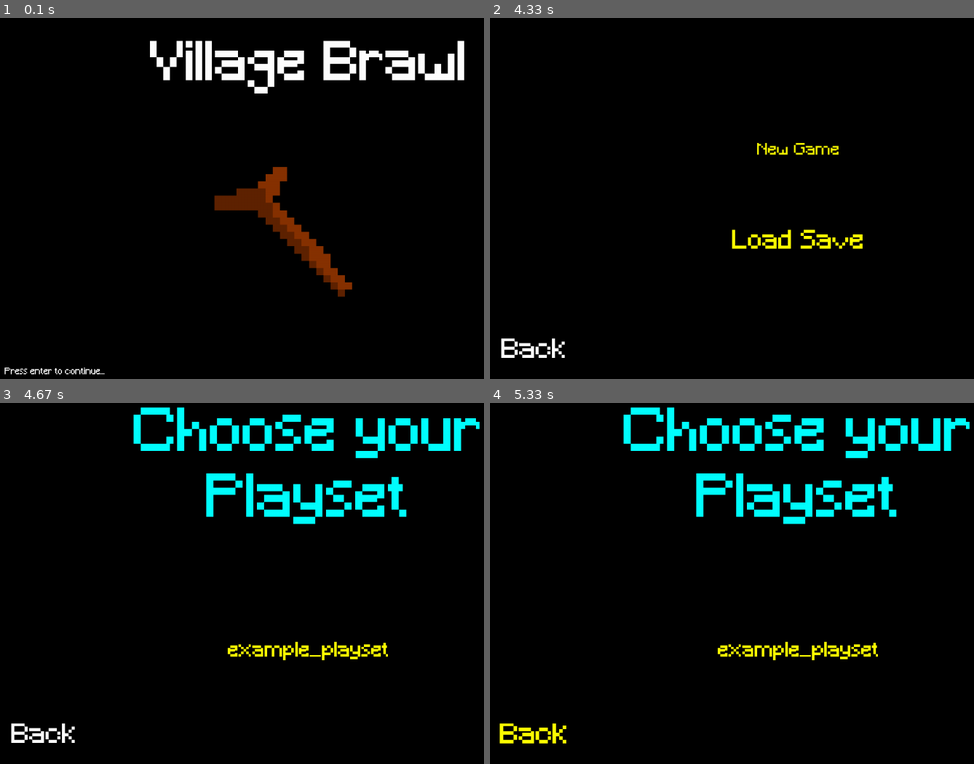
Above: before the commit, frames 1-4 (two rows, left to right).
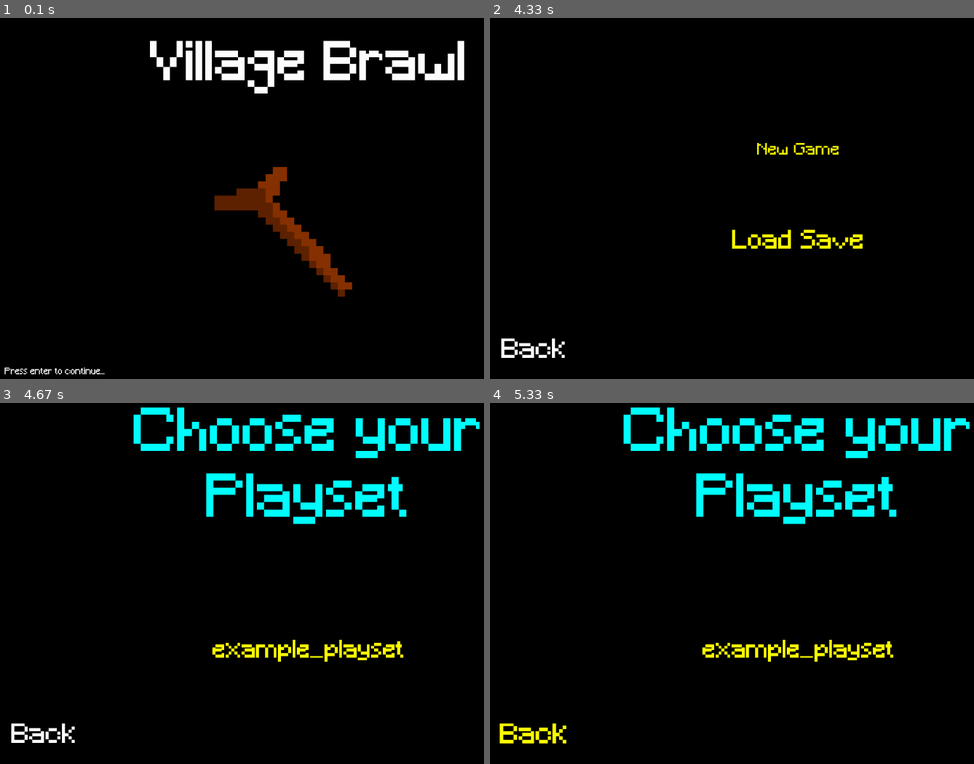
Above: after the commit, the same moments.

Repository: Paul-Walcher/Village_Brawl_Pygame
Game: pygame game, started from src/main.py
Two runs of this game, one before a commit and one after it. Both use one fixed random seed, a clock stepped at 60 frames per second and the inputs below.
Inputs (mouse positions are in pixels of both pictures, inside the frame that each line leads up to):
- Up to frame 1 (0.1 s): no input
- Up to frame 2 (4.33 s): click (799, 223) at 0.38 s; tap Enter at 0.67, 4.17 s; click (outside the picture) at 1.05 s; hold Up 1.88-2.35 s; move the mouse to (809, 72) at 1.92 s; hold Left 2.93-3.47 s; click (809, 238) at 3.55 s; hold Down 3.83-4.13 s
- Up to frame 3 (4.67 s): no input
- Up to frame 4 (5.33 s): click (969, 641) at 4.98 s; tap D at 5.27 s

Frames 1-2 are identical in both runs. In frame 3, 1.1% of the frame differs, in the area x 43-84%, y 65-72%; in frame 4, 1.1%.

Commit message:
TextSlider reworked

Diff:
--- a/src/Frames/choose_playset_frame.py
+++ b/src/Frames/choose_playset_frame.py
@@ -141,7 +141,7 @@
         """
         The width of the playset options frame relative to self.width
         """
-        self.playset_options_frame_height_margin: float = 0.7
+        self.playset_options_frame_height_margin: float = 1.0
         """
         The height of the playset options frame relative to (self.height - self.headline_frame.height - self.headline_frame.y)
         """
@@ -204,6 +204,8 @@
                                                                                                             int(self.playset_options_frame_height_margin * options_rect.height)
                                                                                                         )
                                                                             )
+        self.playset_options_frame = graphics.apply_margins(self.playset_options_frame, 0.4, 0.4)
+
         self.text_slider = TextSlider(
                                             frame_dim=self.playset_options_frame,
                                             text_pages=self.playset_pages,
--- a/src/Frames/widgets/text_slider.py
+++ b/src/Frames/widgets/text_slider.py
@@ -1,57 +1,116 @@
-import os
+from __future__ import annotations
+from typing import Type, Any, Callable, override
+
 import pygame
-import threading
-
-from Frames.frame import Frame
-from Frames.frame_enums import FrameEnums
+
 from constants import (
     PLAYSETS_FOLDER,
     Colors,
     Fonts,
     Fontsizes,
-    KeyAlternatives
+    KeyAlternatives,
+    color_t,
+    point_t
 )
 import graphics
 from graphics import page_t, colored_page_t, surface_with_position_t, rendered_surface_position_tuples_t
+
 from clock import Clock
-from modules import Modules
-import constants
-from event_queue_manager import Event
-
+
+from Frames.frame import Frame
+from Frames.frame_enums import FrameEnums
 from Frames.widgets.slider import Slider
 
 class TextSlider(Slider):
+    """
+    Inherits from Slider.
+
+    Receives a list of colored_page_t pages.
+
+    If selected_text_pages is None:
+        selected_text_pages = text_pages
+
+    if back_text_pages is None:
+        back_text_pages = text_pages
+
+    if selected_back_text_pages is None:
+        selected_back_text_pages = selected_text_pages
+    """
+
+    SURFACE_SCALE: float = 250 #for rendering the surfaces
+    """
+    The height used when rendering text.
+    """
 
     def __init__(
-        self,
-        frame_dim,
-        text_pages: list[colored_page_t], #the list of colored pages
-        selected_text_pages: list[colored_page_t] = None, #the list of colored pages for when the text is selected
-        back_text_pages: list[colored_page_t] = None, #back text pages
-        selected_back_text_pages: list[colored_page_t] = None,
-        font=Fonts.MINECRAFT,
-        sliding_duration=500,  # ms
-        select_animation_duration=400,#ms
-        flip_duration=400,#ms
-        text_alphas=None,
-        text_span=1,
-        background_color=Colors.TRANSPARENT,
-        size_decrease_scale=0.5,
-        horizontal=True,
-        start_index=0,
-        cutoff=False,
-        max_slides=10,
-        line_margin_percentage=0.05,
-        text_color=Colors.STANDARD_TEXT_COLOR
-    ):
-
-        self.text_pages = text_pages
-        self.selected_text_pages = (self.text_pages if selected_text_pages is None else selected_text_pages)
-        self.back_text_pages = (back_text_pages if back_text_pages is not None else text_pages)
-        self.selected_back_text_pages = (self.selected_text_pages if selected_back_text_pages is None else selected_back_text_pages)
-        self.font = font
-        self.text_color = text_color
+                    self,
+                    frame_dim: pygame.Rect,
+
+                    text_pages: list[colored_page_t], #the list of colored pages
+                    selected_text_pages: list[colored_page_t] = None, #the list of colored pages for when the text is selected
+                    back_text_pages: list[colored_page_t] = None, #back text pages
+                    selected_back_text_pages: list[colored_page_t] = None,
+                    font: pygame.font.Font = Fonts.STANDARD_FONT,
+                    line_margin_percentage: float = 0.05,
+                    text_color: color_t =  Colors.STANDARD_TEXT_COLOR, #default text color
+                    text_aspect_ratio: float = 4.0, #width / height
+
+                    sliding_duration: float = 500,  # ms
+                    select_animation_duration: float = 400,#ms
+                    flip_duration: float = 400,#ms
+                    text_alphas: list[int] = None,
+                    text_span: int = 1,
+                    background_color: color_t = Colors.TRANSPARENT,
+                    size_decrease_scale: float = 0.5,
+                    horizontal: bool = True,
+                    start_index: int = 0,
+                    cutoff: bool = False,
+                    max_slides: int = 10
+                ):
+
+        self.text_pages: list[colored_page_t] = text_pages
+        """
+        The standard text pages.
+        """
+        self.selected_text_pages: list[colored_page_t] = (self.text_pages if selected_text_pages is None else selected_text_pages)
+        """
+        The selected text pages. Is equal to self.text_pages if not explicitly given.
+        """
+        self.back_text_pages: list[colored_page_t] = (back_text_pages if back_text_pages is not None else text_pages)
+        """
+        The standard back text pages. Is equal to self.text_pages if not explicitly given.
+        """
+        self.selected_back_text_pages: list[colored_page_t] = (self.selected_text_pages if selected_back_text_pages is None else selected_back_text_pages)
+        """
+        The selected back text pages. Is equal to self.selected_text_pages if not explicitly given.
+        """
+        self.font: pygame.font.Font = font
+        """
+        Font the pages will be rendered in.
+        """
+        self.text_color: color_t = text_color
+        """
+        The alternative text color for graphics.render_page_from_chars_color
+        """
         self.line_margin_percentage: float = line_margin_percentage
+        """
+        The distance between lines, as a percentage of the height of the rect
+        the page will be rendered in.
+        """
+        self.text_aspect_ratio: float = text_aspect_ratio
+        """
+        Aspect ratio given as width / height
+        """
+
+        self.text_aspect_ratio_frame: pygame.Rect = pygame.Rect(
+                                                                    0,
+                                                                    0,
+                                                                    int(self.text_aspect_ratio * TextSlider.SURFACE_SCALE),
+                                                                    TextSlider.SURFACE_SCALE
+                                                                )
+        """
+        The aspect ratio frame used for rendering text.
+        """
 
         Slider.__init__(
                         self,
@@ -69,19 +128,26 @@
                         flip_duration=flip_duration
                         )
 
-    def create_surfaces(self):
-
+
+    @override
+    def create_surfaces(self) -> None:
+        """
+        Creates self.surfaces and self.selected_surfaces.
+        """
+
+        #resetting surfaces
         self.surfaces = []
         self.selected_surfaces = []
 
+        #rendering all pages
         for page in self.text_pages:
 
-            surf: pygame.Surface = pygame.Surface((self.width, self.height), pygame.SRCALPHA)
-
-            rendered_text: rendered_surface_position_tuples_t = graphics.render_page_from_chars_color(
-                                                                                                        font=self.font,
-                                                                                                        page=page,
-                                                                                                        frame=pygame.Rect(0, 0, self.width, self.height),
+            surf: pygame.Surface = pygame.Surface((self.text_aspect_ratio_frame.width, self.text_aspect_ratio_frame.height), pygame.SRCALPHA)
+
+            rendered_text: rendered_surface_position_tuples_t = graphics.render_page_from_chars_color(
+                                                                                                        font=self.font,
+                                                                                                        page=page,
+                                                                                                        frame=self.text_aspect_ratio_frame,
                                                                                                         text_color=Colors.STANDARD_TEXT_COLOR,
                                                                                                         centered=True,
                                                                                                         vertical_centered=True,
@@ -93,12 +159,12 @@
 
         for page in self.selected_text_pages:
 
-            surf: pygame.Surface = pygame.Surface((self.width, self.height), pygame.SRCALPHA)
-
-            rendered_text: rendered_surface_position_tuples_t = graphics.render_page_from_chars_color(
-                                                                                                        font=self.font,
-                                                                                                        page=page,
-                                                                                                        frame=pygame.Rect(0, 0, self.width, self.height),
+            surf: pygame.Surface = pygame.Surface((self.text_aspect_ratio_frame.width, self.text_aspect_ratio_frame.height), pygame.SRCALPHA)
+
+            rendered_text: rendered_surface_position_tuples_t = graphics.render_page_from_chars_color(
+                                                                                                        font=self.font,
+                                                                                                        page=page,
+                                                                                                        frame=self.text_aspect_ratio_frame,
                                                                                                         text_color=Colors.STANDARD_TEXT_COLOR,
                                                                                                         centered=True,
                                                                                                         vertical_centered=True,
@@ -108,20 +174,23 @@
             self.selected_surfaces.append(surf)
 
 
-
-    def create_back_surfaces(self):
+    @override
+    def create_back_surfaces(self) -> None:
+        """
+        Creates self.back_surfaces and self.selected_back_surfaces
+        """
 
         self.back_surfaces = []
         self.selected_back_surfaces = []
 
         for page in self.back_text_pages:
 
-            surf: pygame.Surface = pygame.Surface((self.width, self.height), pygame.SRCALPHA)
-
-            rendered_text: rendered_surface_position_tuples_t = graphics.render_page_from_chars_color(
-                                                                                                        font=self.font,
-                                                                                                        page=page,
-                                                                                                        frame=pygame.Rect(0, 0, self.width, self.height),
+            surf: pygame.Surface = pygame.Surface((self.text_aspect_ratio_frame.width, self.text_aspect_ratio_frame.height), pygame.SRCALPHA)
+
+            rendered_text: rendered_surface_position_tuples_t = graphics.render_page_from_chars_color(
+                                                                                                        font=self.font,
+                                                                                                        page=page,
+                                                                                                        frame=self.text_aspect_ratio_frame,
                                                                                                         text_color=Colors.STANDARD_TEXT_COLOR,
                                                                                                         centered=True,
                                                                                                         vertical_centered=True,
@@ -133,12 +202,12 @@
 
         for page in self.selected_back_text_pages:
 
-            surf: pygame.Surface = pygame.Surface((self.width, self.height), pygame.SRCALPHA)
-
-            rendered_text: rendered_surface_position_tuples_t = graphics.render_page_from_chars_color(
-                                                                                                        font=self.font,
-                                                                                                        page=page,
-                                                                                                        frame=pygame.Rect(0, 0, self.width, self.height),
+            surf: pygame.Surface = pygame.Surface((self.text_aspect_ratio_frame.width, self.text_aspect_ratio_frame.height), pygame.SRCALPHA)
+
+            rendered_text: rendered_surface_position_tuples_t = graphics.render_page_from_chars_color(
+                                                                                                        font=self.font,
+                                                                                                        page=page,
+                                                                                                        frame=self.text_aspect_ratio_frame,
                                                                                                         text_color=Colors.STANDARD_TEXT_COLOR,
                                                                                                         centered=True,
                                                                                                         vertical_centered=True,
